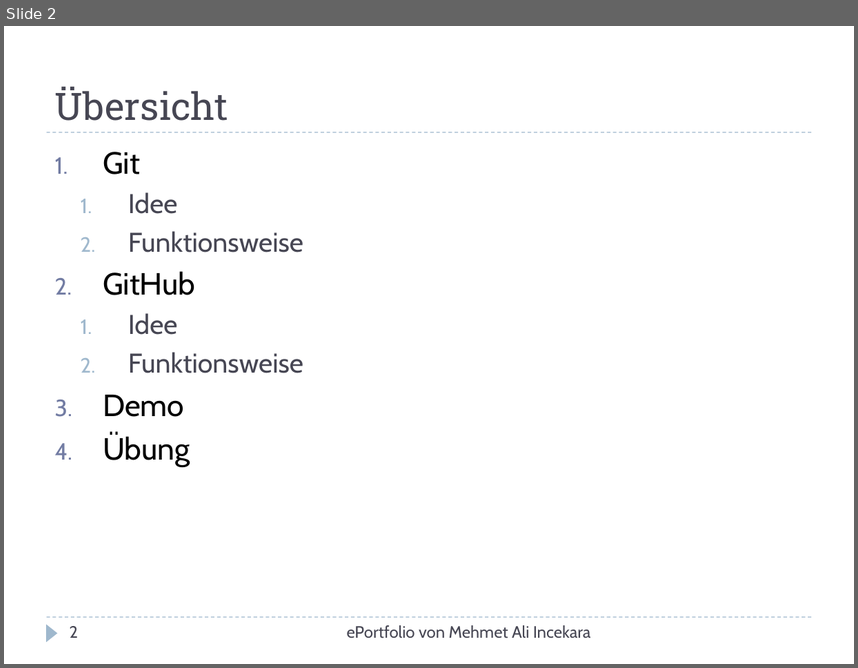
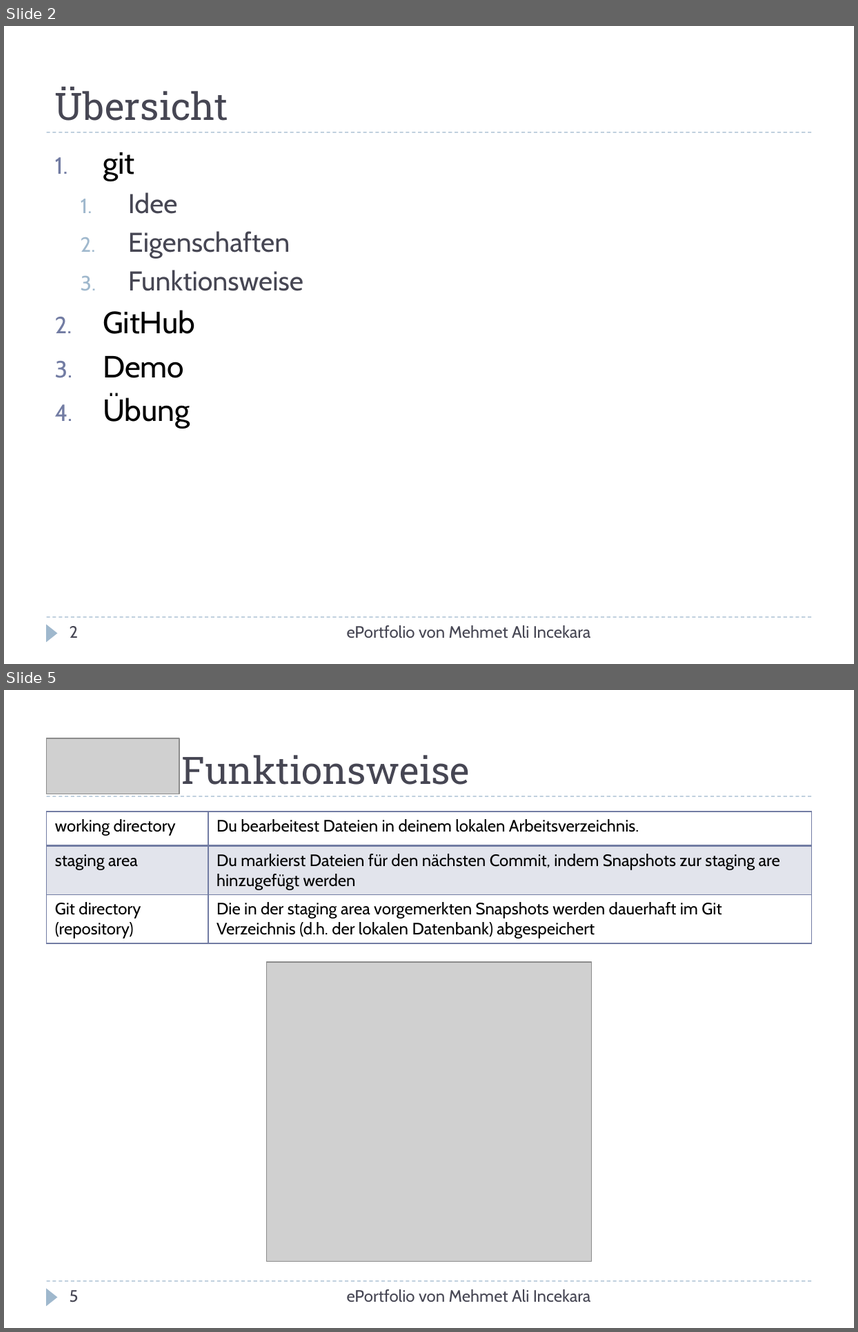
Before and after one commit to xnappy/ePortfolio, a slide deck: Git-und-GitHub.pptx. Shown one above the other, each under a label of ours: slide 2 before the commit, slides 2 and 5 after it; the slides between them are not shown. The pictures are 858x668 and 858x1332 pixels, drawn with LibreOffice and Linux fonts; fonts in the diff are those of the drawing; grey boxes stand for pictures. Boxes give left, top, right and bottom in pixels: in the first picture for what was removed or moved away, otherwise in the second. Text is boxed around its words. In the diff, an @@ line names an element or a change of style, - is before the commit and + after.

```diff
--- a/Git-und-GitHub.pptx
+++ b/Git-und-GitHub.pptx
@@ slide 5 added at <box>4,690,854,1328</box>, background #FFFFFF; not listed: 3 template elements that a slide beside it also shows @@
@@ picture added at <box>47,738,179,795</box> @@
@@ title added at <box>182,755,470,785</box>, 32 pt, text #464653 @@
+- Funktionsweise
@@ table added at <box>47,811,811,943</box>, 3 rows, 2 columns @@
+working directory | Du bearbeitest Dateien in deinem lokalen Arbeitsverzeichnis.
+staging area | Du markierst Dateien für den nächsten Commit, indem Snapshots zur staging are hinzugefügt werden
+Git directory (repository) | Die in der staging area vorgemerkten Snapshots werden dauerhaft im Git Verzeichnis (d.h. der lokalen Datenbank) abgespeichert
@@ picture added at <box>267,962,593,1261</box> @@
@@ page number added at <box>70,1290,79,1302</box>, 14 pt, text #464653 @@
+5
@@ text added at <box>347,1289,591,1302</box>, 14 pt, text #464653 @@
+ePortfolio von Mehmet Ali Incekara
@@ slide 2 changed as well @@
@@ text at <box>103,152,135,181</box>: text changed @@
-1. Git
+1. git
@@ text at <box>128,231,290,258</box>: paragraph added @@
+  2. Eigenschaften
@@ text at <box>128,313,303,373</box>: paragraphs removed @@
-  1. Idee
-  2. Funktionsweise
```
Also in this commit, not shown: 6 other slides changed, 1 other slide added.
